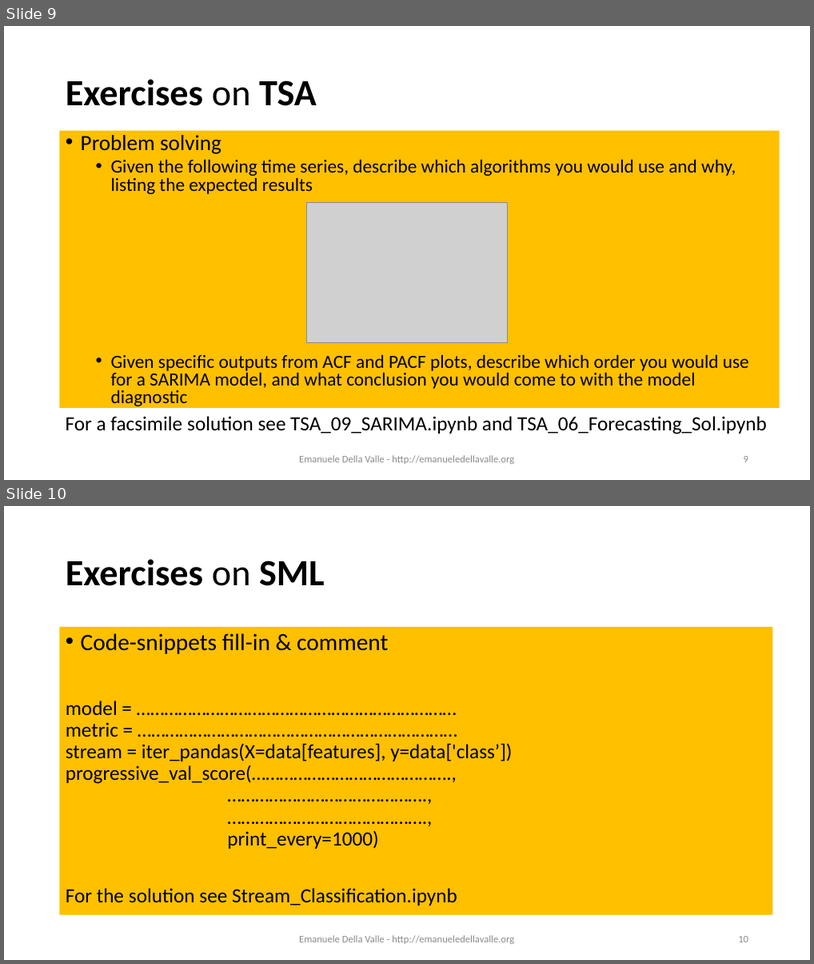
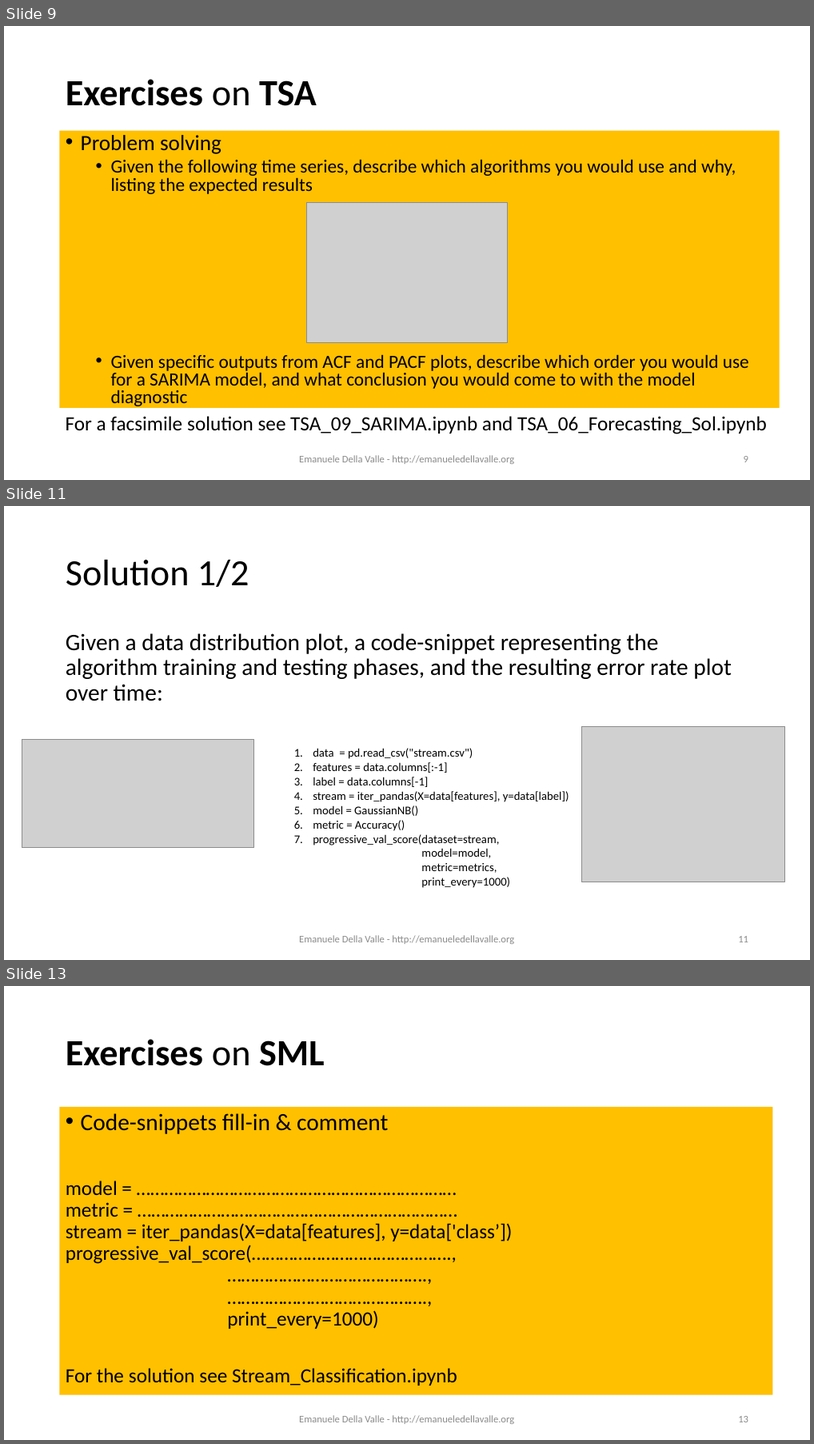
Before and after one commit to emanueledellavalle/streaming-data-analytics, a slide deck: lectures/14_SDS_exam-preview/14_Streaming-Data-Science_exam-preview.pptx. Shown one above the other, each under a label of ours: slides 9 and 10 before the commit, slides 9, 11 and 13 after it; the slides between them are not shown. The pictures are 814x964 and 814x1444 pixels, drawn with LibreOffice and Linux fonts; fonts in the diff are those of the drawing; grey boxes stand for pictures. Boxes give left, top, right and bottom in pixels: in the first picture for what was removed or moved away, otherwise in the second. Text is boxed around its words. In the diff, an @@ line names an element or a change of style, - is before the commit and + after.

```diff
--- a/lectures/14_SDS_exam-preview/14_Streaming-Data-Science_exam-preview.pptx
+++ b/lectures/14_SDS_exam-preview/14_Streaming-Data-Science_exam-preview.pptx
@@ slide 11 added at [4, 506, 810, 960], background #FFFFFF @@
@@ title added at [66, 560, 250, 587], 44 pt, text #000000 @@
+Solution 1/2
@@ text added at [66, 633, 731, 701], 28 pt, text #000000 @@
+Given a data distribution plot, a code-snippet representing the algorithm training and testing phases, and the resulting error rate plot over time:
@@ picture added at [22, 740, 254, 847] @@
@@ table added at [290, 745, 708, 891], 1 rows, 2 columns @@
+1. / 2. / 3. / 4. / 5. / 6. / 7. | data = pd.read_csv("stream.csv") / features = data.columns[:-1] / label = data.columns[-1] / stream = iter_pandas(X=data[features], y=data[label]) / model = GaussianNB() / metric = Accuracy() / progressive_val_score(dataset=stream, model=model, / metric=metrics, / print_every=1000)
@@ picture added at [582, 726, 785, 882] @@
@@ text added at [299, 935, 514, 944], 12 pt, text #8C8C8C @@
+Emanuele Della Valle - http://emanueledellavalle.org
@@ page number added at [738, 936, 749, 942], 12 pt, text #8C8C8C @@
+11
@@ what was slide 10 is now slide 13 @@
@@ page number at [738, 1416, 749, 1422]: text changed @@
-10
+13
```
Also in this commit, not shown: 1 slide changed, 1 other slide added, 6 other files.
